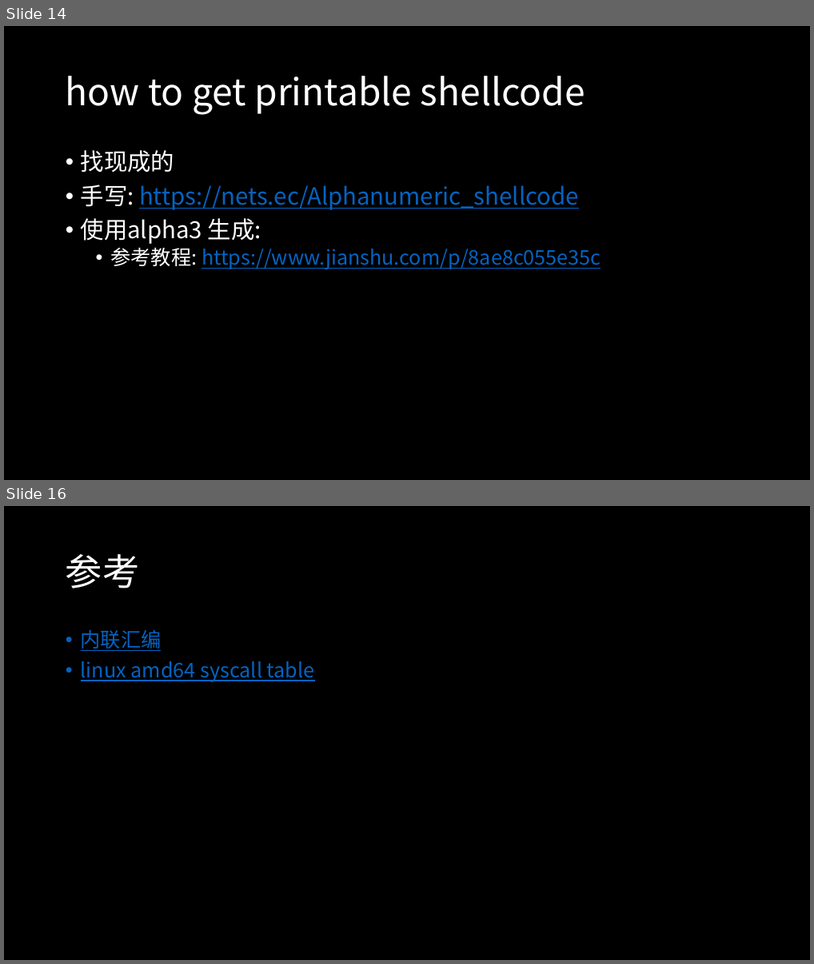
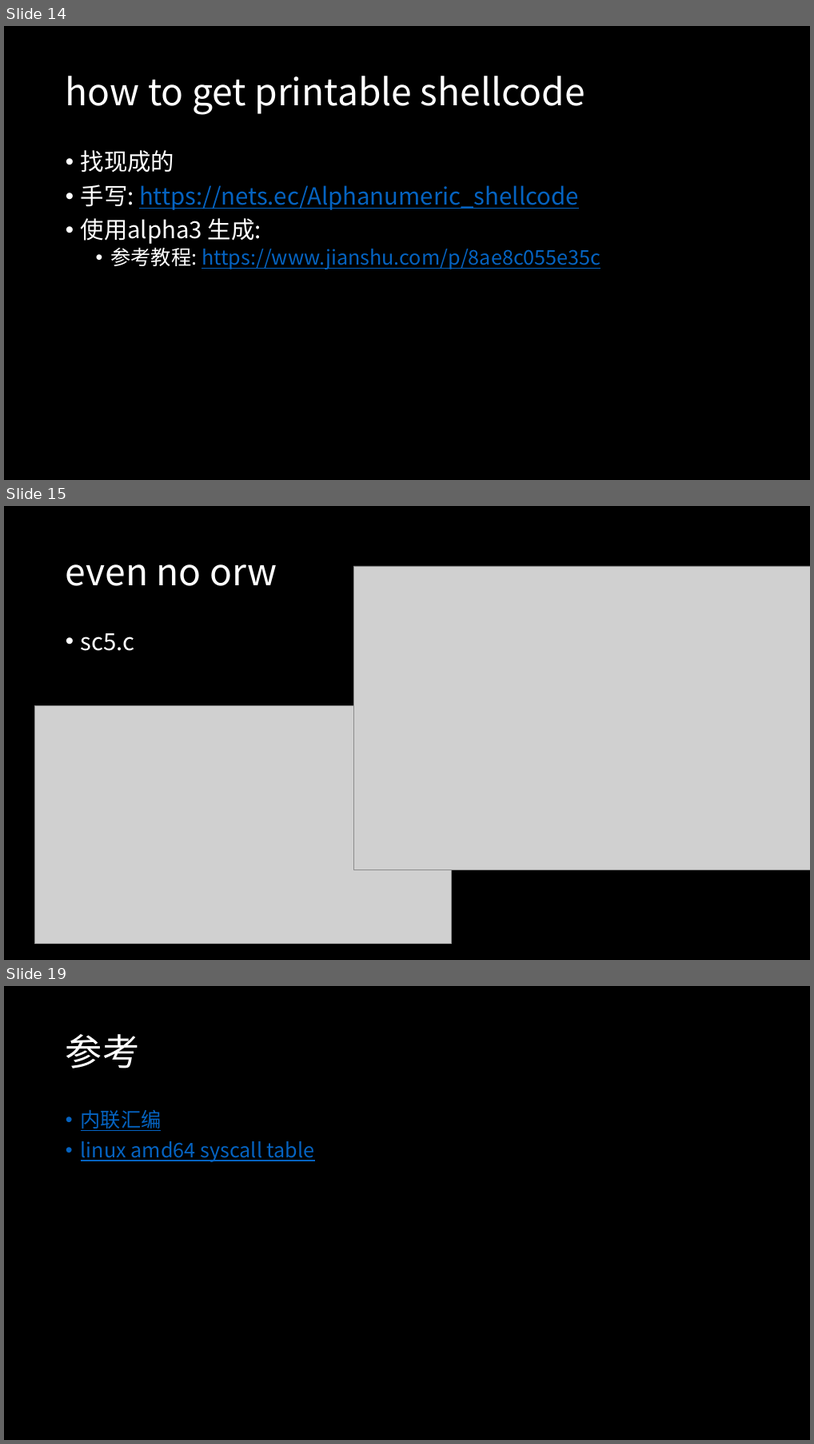
Before and after one commit to 7Hxz233/Lilac_2020_summer_pwn, a slide deck: slides/2-shellcode.pptx. Shown one above the other, each under a label of ours: slides 14 and 16 before the commit, slides 14, 15 and 19 after it; the slides between them are not shown. The pictures are 814x964 and 814x1444 pixels, drawn with LibreOffice and Linux fonts; fonts in the diff are those of the drawing; grey boxes stand for pictures. Boxes give left, top, right and bottom in pixels: in the first picture for what was removed or moved away, otherwise in the second. Text is boxed around its words. In the diff, an @@ line names an element or a change of style, - is before the commit and + after.

```diff
--- a/slides/2-shellcode.pptx
+++ b/slides/2-shellcode.pptx
@@ slide 15 added at [4,506,810,960], background #000000 @@
@@ title added at [66,564,277,586], 44 pt, text #FFFFFF @@
+even no orw
@@ picture added at [354,566,810,869] @@
@@ text added at [81,633,135,651], 28 pt, text #FFFFFF @@
+• sc5.c
@@ picture added at [35,706,452,944] @@
@@ what was slide 16 is now slide 19 @@
```
Also in this commit, not shown: 2 slides changed, 2 other slides added, 5 other files.
